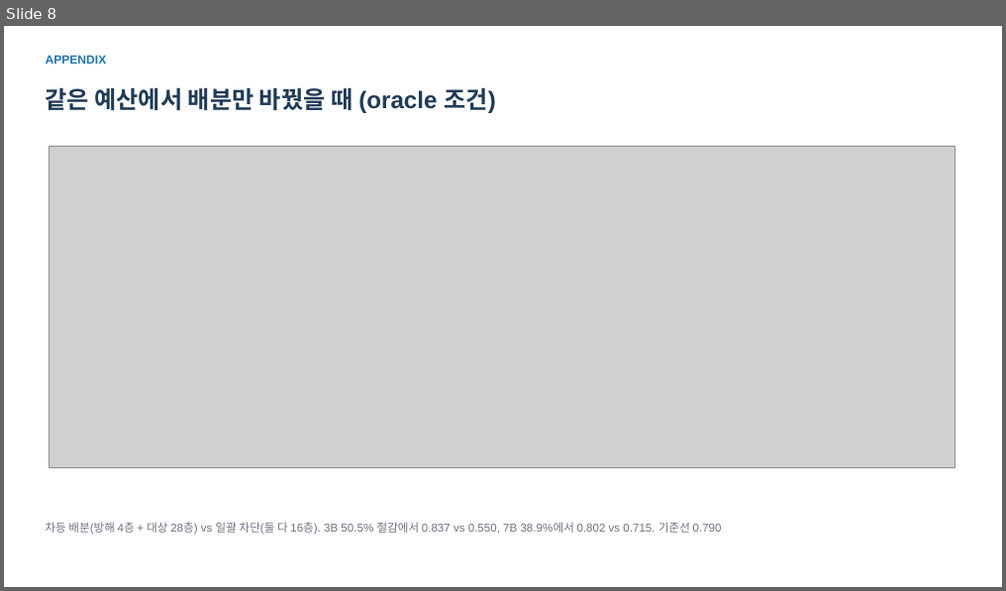
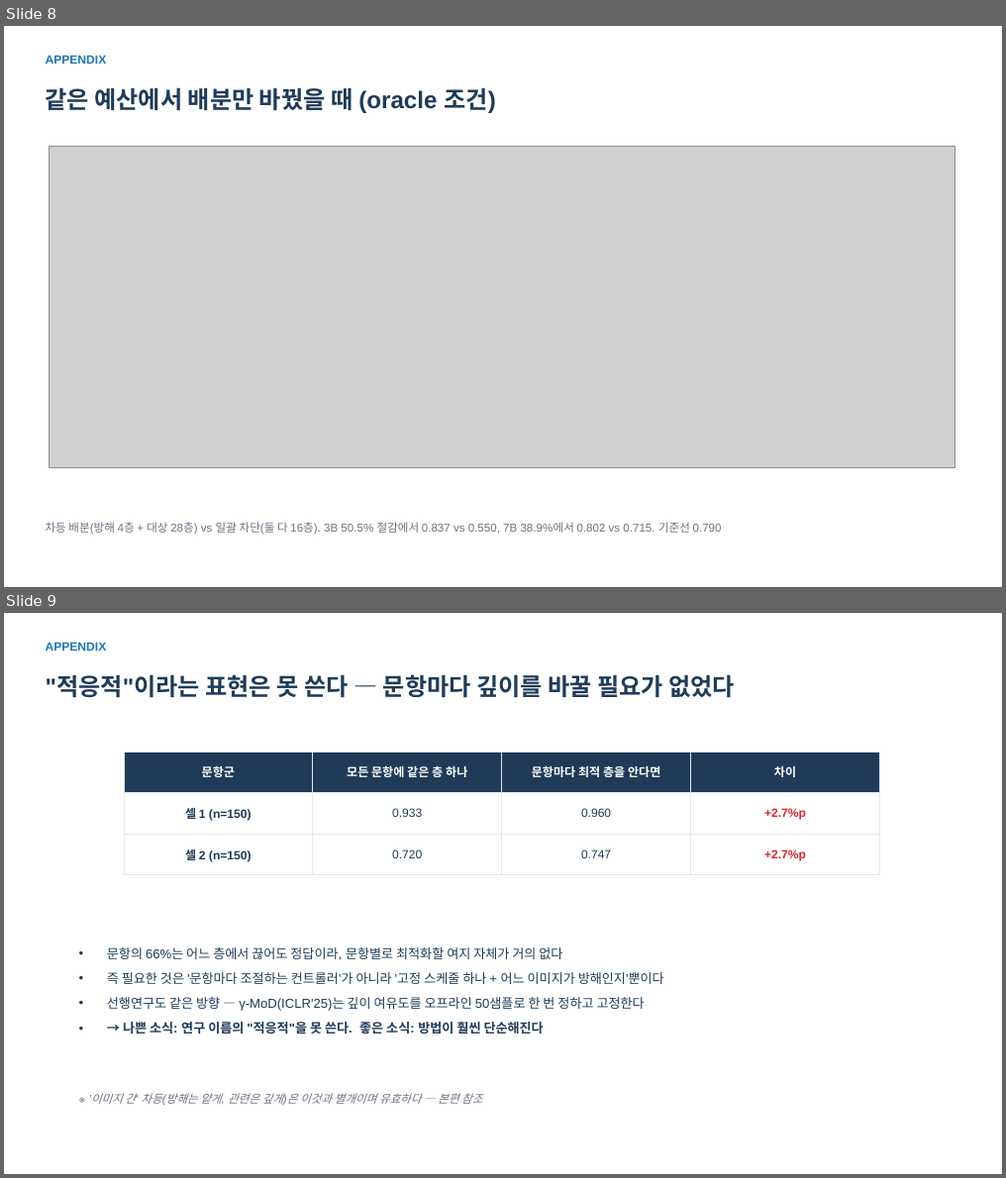
Before and after one commit to hsmai/Source-Depth, a slide deck: meeting/SourceDepth_meeting_FINAL.pptx. Shown one above the other, each under a label of ours: slide 8 before the commit, slides 8 and 9 after it. The pictures are 1006x591 and 1006x1178 pixels, drawn with LibreOffice and Linux fonts; fonts in the diff are those of the drawing; grey boxes stand for pictures. Boxes give left, top, right and bottom in pixels: in the first picture for what was removed or moved away, otherwise in the second. Text is boxed around its words. In the diff, an @@ line names an element or a change of style, - is before the commit and + after.

```diff
--- a/meeting/SourceDepth_meeting_FINAL.pptx
+++ b/meeting/SourceDepth_meeting_FINAL.pptx
@@ slide 9 added at (4, 613, 1002, 1174), background #FFFFFF @@
@@ text added at (46, 642, 107, 651), 11.5 pt, text #1F77B4, bold @@
+APPENDIX
@@ text added at (46, 674, 735, 697), 23 pt, text #1F3B57, bold @@
+"적응적"이라는 표현은 못 쓴다 — 문항마다 깊이를 바꿀 필요가 없었다
@@ table added at (124, 752, 878, 878), 3 rows, 4 columns @@
+문항군 | 모든 문항에 같은 층 하나 | 문항마다 최적 층을 안다면 | 차이
+셀 1 (n=150) | 0.933 | 0.960 | +2.7%p
+셀 2 (n=150) | 0.720 | 0.747 | +2.7%p
@@ text added at (107, 948, 664, 1035), 12.5 pt, text #1F3B57 @@
+• 문항의 66%는 어느 층에서 끊어도 정답이라, 문항별로 최적화할 여지 자체가 거의 없다
+• 즉 필요한 것은 '문항마다 조절하는 컨트롤러'가 아니라 '고정 스케줄 하나 + 어느 이미지가 방해인지'뿐이다
+• 선행연구도 같은 방향 — γ-MoD(ICLR'25)는 깊이 여유도를 오프라인 50샘플로 한 번 정하고 고정한다
+• → 나쁜 소식: 연구 이름의 "적응적"을 못 쓴다. 좋은 소식: 방법이 훨씬 단순해진다
@@ text added at (91, 1093, 482, 1106), 11 pt, text #6B7280, italic @@
+※ '이미지 간' 차등(방해는 얕게, 관련은 깊게)은 이것과 별개이며 유효하다 — 본편 참조
```
Also in this commit, not shown: 1 slide changed, 2 other files.
